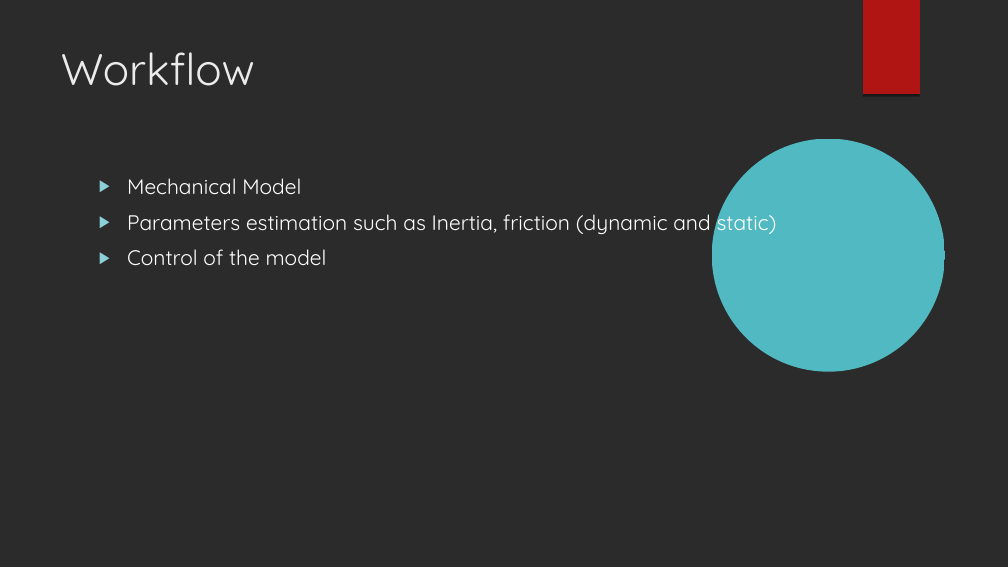
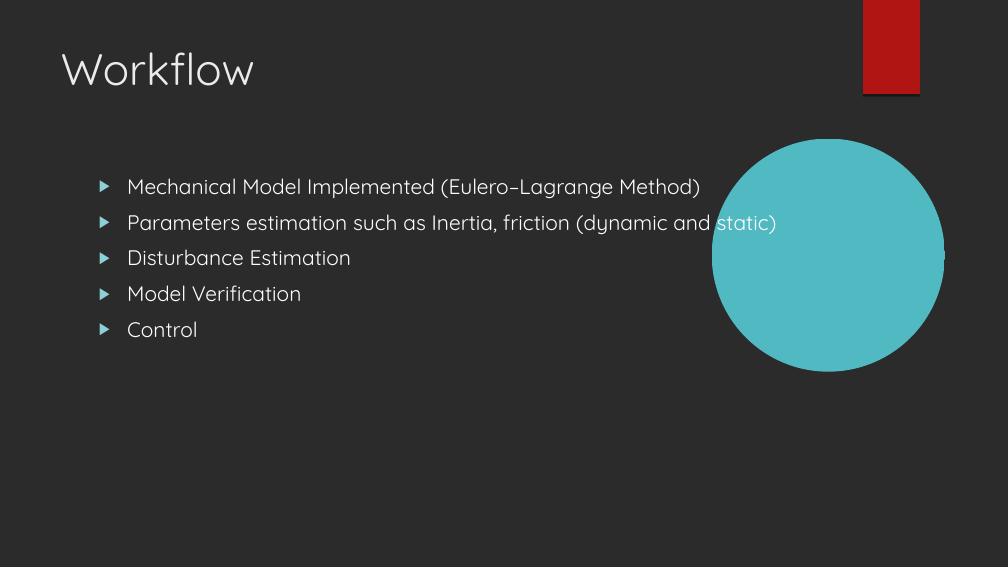
Before and after one commit to Quanser-Team/Quanser-Project, a slide deck: slide 2 of Presentation & Report/QUANSAR CUBE 2.odp. Drawn at 1008x567 pixels with LibreOffice and Linux fonts; fonts in the diff are those of the drawing; background and template pictures are left out; a plain dark background stands for a picture behind light text. Boxes give left, top, right and bottom in pixels: in the first picture for what was removed or moved away, otherwise in the second. Text is boxed around its words. In the diff, an @@ line names an element or a change of style, - is before the commit and + after.

```diff
--- a/Presentation & Report/QUANSAR CUBE 2.odp
+++ b/Presentation & Report/QUANSAR CUBE 2.odp
@@ text at [127, 178, 700, 198]: text changed @@
-▶ Mechanical Model
+▶ Mechanical Model Implemented (Eulero–Lagrange Method)
@@ text at [127, 249, 352, 337]: text changed @@
-▶ Control of the model
+▶ Disturbance Estimation
+▶ Model Verification
+▶ Control
```
Also in this commit, not shown: 1 other slide changed, 2 slides added, 3 slides removed.
